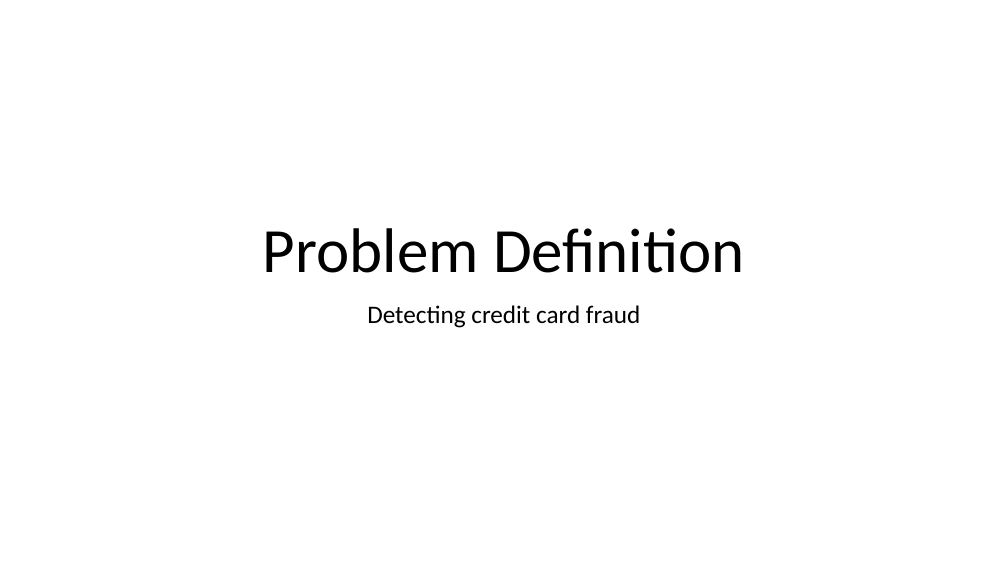
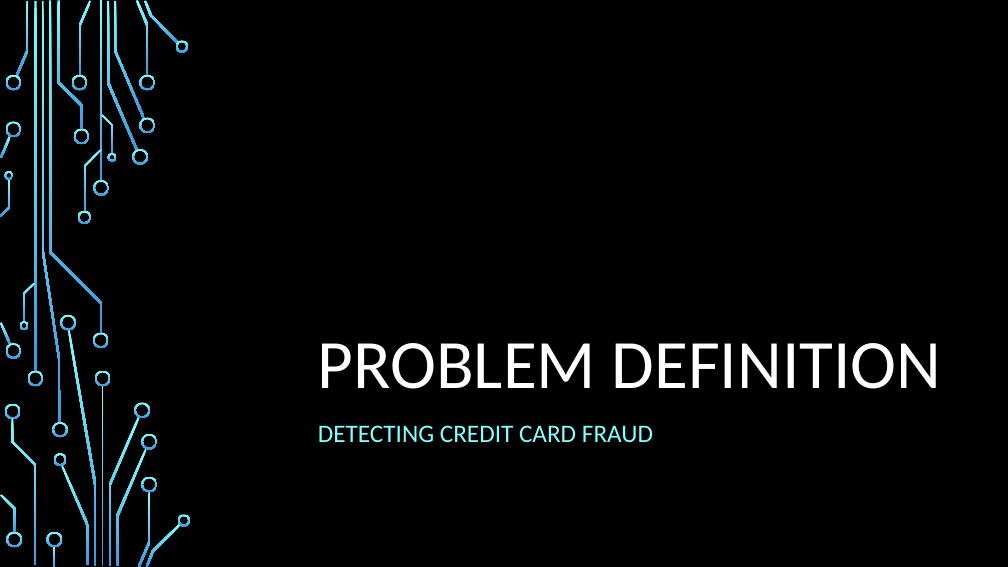
Before and after one commit to apmire3/CMPS451, a slide deck: slide 1 of Project Proposal.pptx. Drawn at 1008x567 pixels with LibreOffice and Linux fonts; fonts in the diff are those of the drawing; background and template pictures are left out. Boxes give left, top, right and bottom in pixels: in the first picture for what was removed or moved away, otherwise in the second. Text is boxed around its words. In the diff, an @@ line names an element or a change of style, - is before the commit and + after.

```diff
--- a/Project Proposal.pptx
+++ b/Project Proposal.pptx
@@ background #FFFFFF to picture (left out) @@
@@ title at box(318, 343, 941, 389): text changed; size 60 to 66 pt; text colour #000000 to #FFFFFF @@
-Problem Definition
+PROBLEM DEFINITION
@@ group added at box(0, 0, 191, 567): 50 freeform shapes, 4 rectangles @@
@@ subtitle at box(318, 425, 653, 443): text changed; text colour #000000 to #82FFFF @@
-Detecting credit card fraud
+DETECTING CREDIT CARD FRAUD
```
Also in this commit, not shown: 2 other slides changed, 1 slide added, 1 slide removed.
